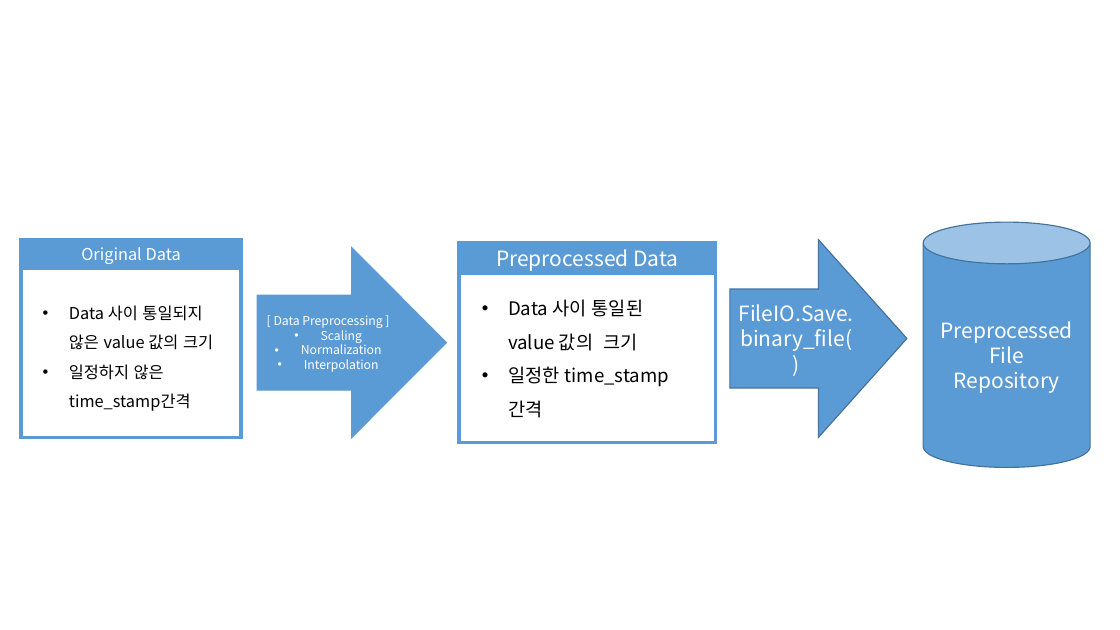
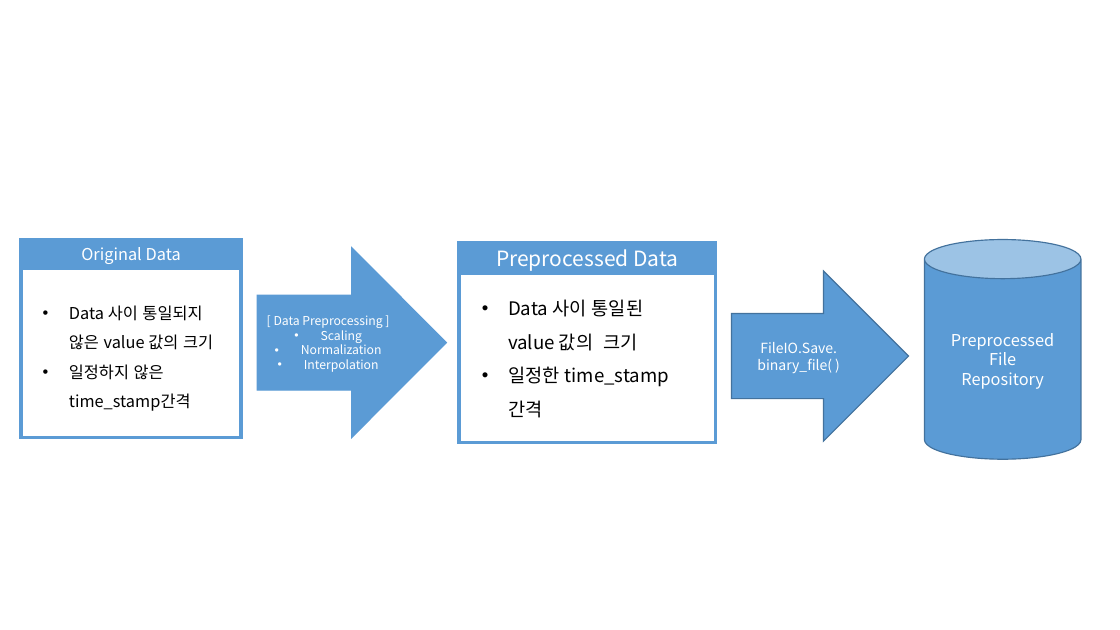
Before and after one commit to jhyun0919/EnergyData, a slide deck: slide 5 of docs/images/프레젠테이션1.pptx. Drawn at 1120x630 pixels with LibreOffice and Linux fonts; fonts in the diff are those of the drawing. Boxes give left, top, right and bottom in pixels: in the first picture for what was removed or moved away, otherwise in the second. Text is boxed around its words. In the diff, an @@ line names an element or a change of style, - is before the commit and + after.

```diff
--- a/docs/images/프레젠테이션1.pptx
+++ b/docs/images/프레젠테이션1.pptx
@@ cylinder "Preprocessed": place and size @@
-cylinder "Preprocessed" at [923,222,1091,467]
+cylinder "Preprocessed" at [925,239,1081,459]
@@ cylinder "Preprocessed" at [925,239,1081,459]: size 18 to 14 pt @@
@@ right arrow "FileIO.Save.": place and size @@
-right arrow "FileIO.Save." at [730,239,907,438]
+right arrow "FileIO.Save." at [732,271,909,442]
@@ text in right arrow at [757,342,837,373]: text changed; size 18 to 12 pt @@
-FileIO.Save.binary_file( )
+FileIO.Save.
+binary_file( )
```
Also in this commit, not shown: 1 slide added, 1 slide removed, 3 other files.
